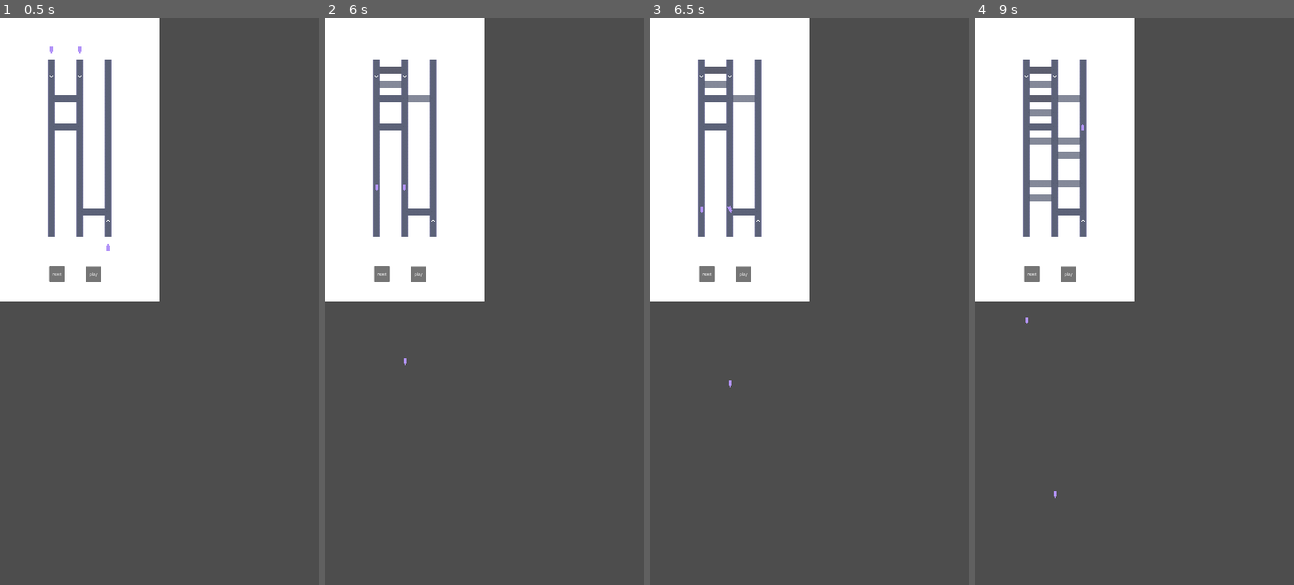
Above: before the commit, frames 1-4 (left to right).
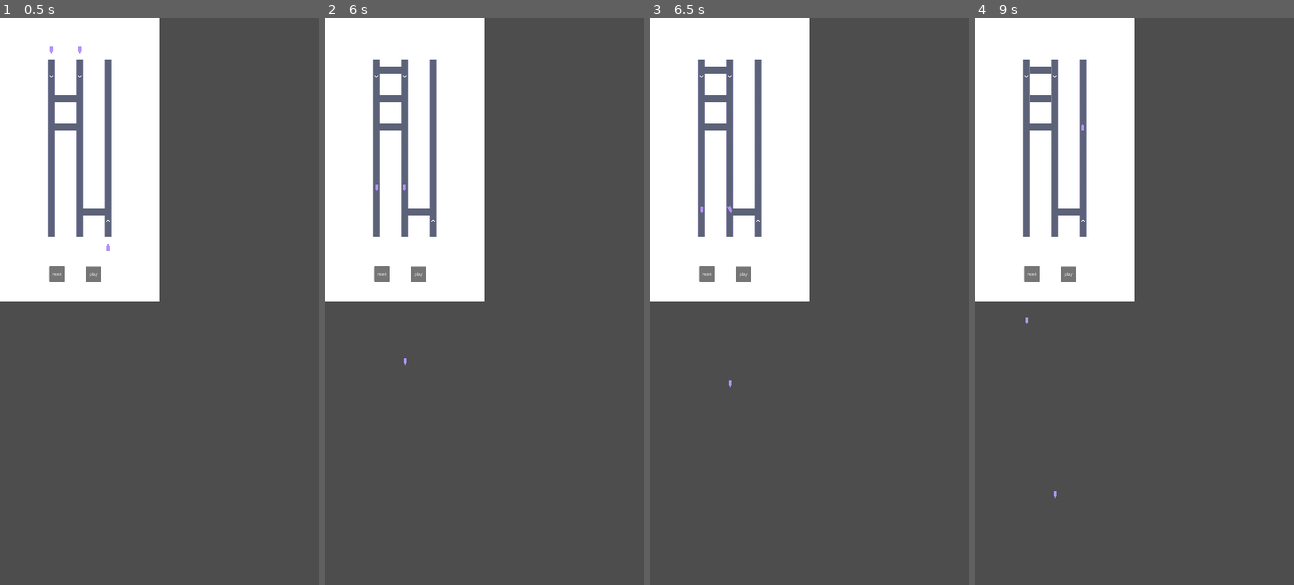
Above: after the commit, the same moments.

Repository: wonjaegang/TakeMeHome
Game: Godot game, scene res://Scenes/InGameScene.tscn
Two runs of this game, one before a commit and one after it. Both use one fixed random seed, a clock stepped at 60 frames per second and the inputs below.
Inputs (mouse positions are in pixels of both pictures, inside the frame that each line leads up to):
- Up to frame 1 (0.5 s): no input
- Up to frame 2 (6 s): click (391, 69) at 0.52 s; click "play" at 1.25 s; click "play" at 2 s; click (391, 69) at 2.77 s; click "play" at 3.5 s; click (391, 69) at 4.27 s; click "reset" at 5 s; drag from (391, 69) to (433, 148) at 5.77 s
- Up to frame 3 (6.5 s): no input
- Up to frame 4 (9 s): drag from (1041, 86) to (1118, 414) at 6.52 s; move the mouse to (1041, 97) at 7.27 s; click (1041, 97) at 7.42 s; drag from (1041, 114) to (1038, 216) at 8.02 s; drag from (1041, 125) to (1150, 301) at 8.77 s

Frame 1 is identical in both runs. In frame 2, 0.2% of the frame differs, in the area x 16-34%, y 11-47%; in frame 3, 0.2%; in frame 4, 0.8%, in the area x 16-34%, y 8-47%.

Commit message:
Crossway 터치 방법 변경 및 ENUM 추가

Diff:
--- a/Scenes/CrosswayScene.tscn
+++ b/Scenes/CrosswayScene.tscn
@@ -2013,9 +2013,8 @@
 position = Vector2(0, 0.0625)
 shape = SubResource("RectangleShape2D_utbm6")
 
-[node name="TouchArea" type="Area2D" parent="."]
-z_index = 20
-
-[node name="CollisionShape2D" type="CollisionShape2D" parent="TouchArea"]
-position = Vector2(0, 0.0625)
-shape = SubResource("RectangleShape2D_utbm6")
+[node name="TouchButton" type="TextureButton" parent="."]
+offset_left = -80.0
+offset_top = -16.0
+offset_right = 80.0
+offset_bottom = 16.0
--- a/Scripts/crossway.gd
+++ b/Scripts/crossway.gd
@@ -4,11 +4,14 @@
 ## 책임:
 ##  - 차량이 들어오면 회전하도록 경로변경
 
-var isDragging: bool = false
+enum originType {NONE, SYSTEM, USER}
+var _origin: originType = originType.NONE
 
 func _ready() -> void:
     $CarEnterArea.body_entered.connect(_on_body_entered)
-    $TouchArea.input_event.connect(_on_input_event)
+    $TouchButton.pressed.connect(_on_touch_button_pressed)
+    $TouchButton.focus_entered.connect(_showPreview)
+    $TouchButton.focus_exited.connect(_hidePreview)
 
 func _on_body_entered(body: Node2D) -> void:
     if body is not Car:
@@ -31,37 +34,26 @@
 
     SignalBus.make_enteredCar_turn.emit(car, angle, radius)
 
-func _on_input_event(_viewport, event: InputEvent, _shape_idx) -> void:
-    if event is InputEventMouseButton:
-        if event.pressed:
-            _showPreviewCrossway()
-            isDragging = true
-        else:
-            _showUserCrossway()
-
-    if event is InputEventMouseMotion:
-        if event.button_mask:
-            _showPreviewCrossway()
-            isDragging = true
+func _on_touch_button_pressed() -> void:
+    activateBy(originType.USER)
 
 func deactivate() -> void:
     $CarEnterArea.monitoring = false
     $CarEnterArea.monitorable = false
 
-func _activate() -> void:
+func activateBy(origin: originType) -> void:
+    if _origin != originType.NONE:
+        return
+    _origin = origin
+    $TileMap/RoadOverlap.visible = true
+    $TileMap/LevelCrossway.visible = true
     $CarEnterArea.monitoring = true
     $CarEnterArea.monitorable = true
 
-func showLevelCrossway() -> void:
-    $TileMap/RoadOverlap.visible = true
-    $TileMap/LevelCrossway.visible = true
-    _activate()
-
-func _showUserCrossway() -> void:
-    $TileMap/RoadOverlap.visible = true
-    $TileMap/UserCrossway.visible = true
-    _activate()
-
-func _showPreviewCrossway() -> void:
+func _showPreview() -> void:
     $TileMap/RoadOverlap.visible = true
     $TileMap/PreviewCrossway.visible = true
+
+func _hidePreview() -> void:
+    $TileMap/RoadOverlap.visible = false
+    $TileMap/PreviewCrossway.visible = false
--- a/Scripts/levelLoader.gd
+++ b/Scripts/levelLoader.gd
@@ -78,7 +78,7 @@
 
             for crosswayInfo: Dictionary in crosswayInfos:
                 if crosswayInfo['connectedRoad'][0] == leftRoadIdx and crosswayInfo['point'] == crosswayPointIdx:
-                    crossway.showLevelCrossway()
+                    crossway.activateBy(Crossway.originType.SYSTEM)
 
             get_node('../Crossways').add_child(crossway)
 
--- a/project.godot
+++ b/project.godot
@@ -27,6 +27,10 @@
 window/stretch/scale=0.5
 window/handheld/orientation=1
 
+[input_devices]
+
+pointing/emulate_touch_from_mouse=true
+
 [rendering]
 
 renderer/rendering_method="mobile"
Not shown, changed: .github/copilot-instructions.md
